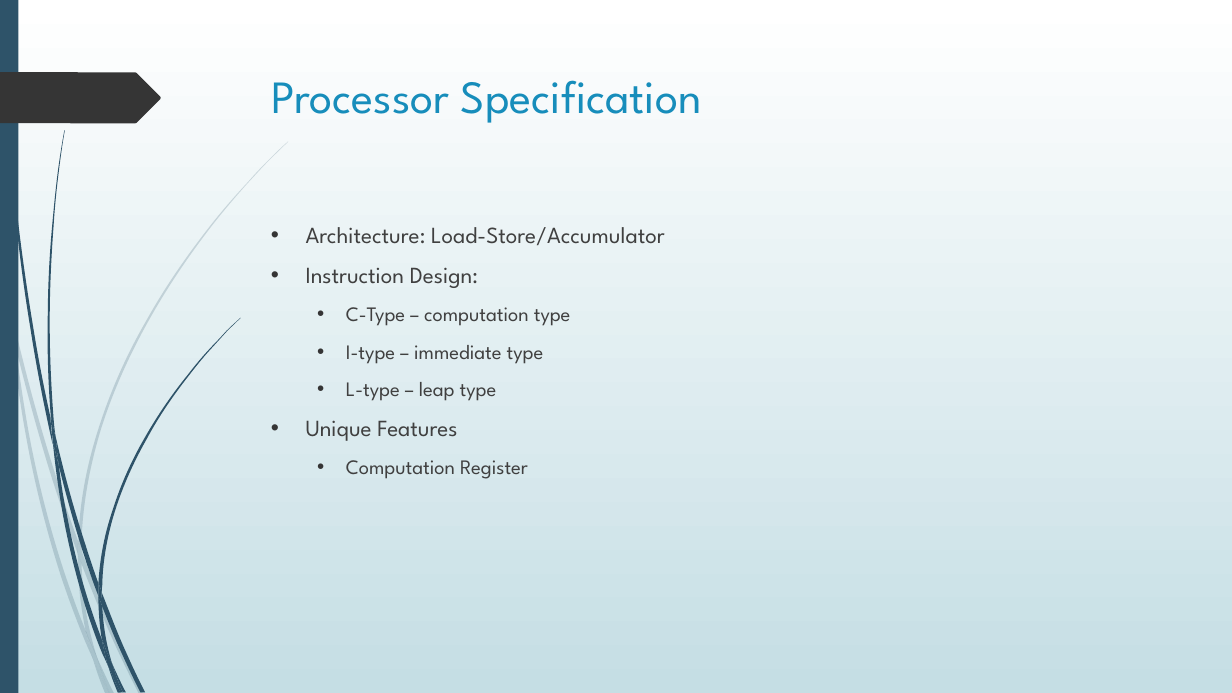
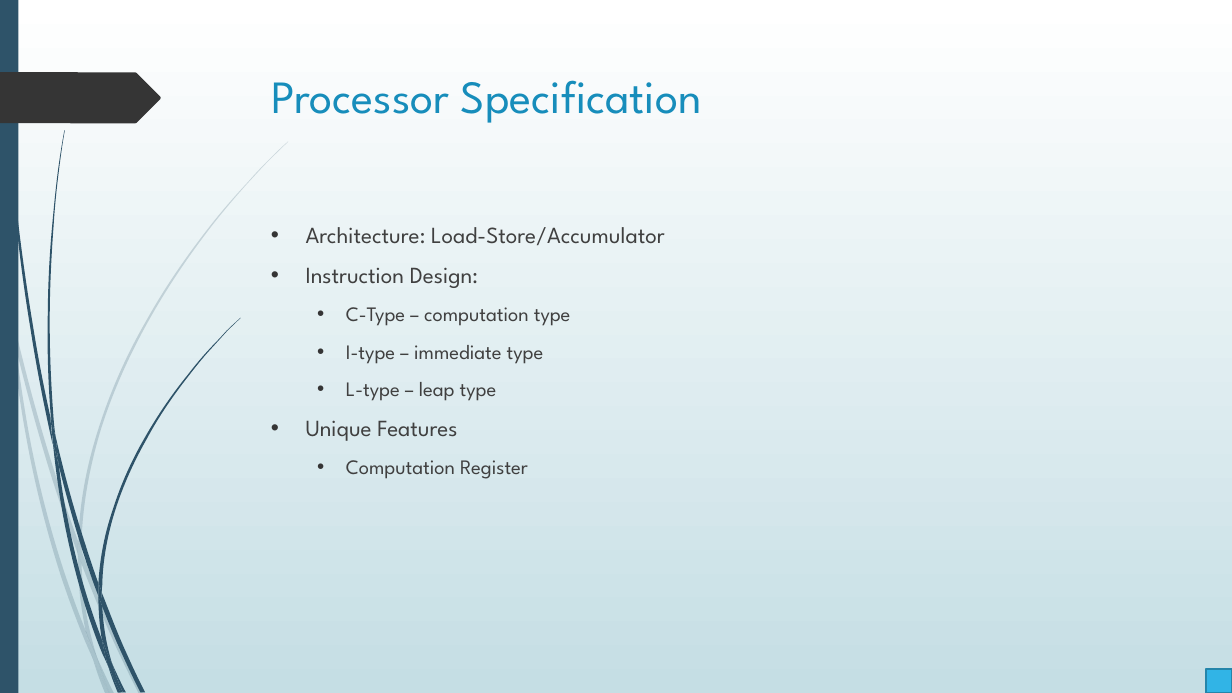
Before and after one commit to merreltc/16-Bit-Processor, a slide deck: slide 2 of FinalReport/FinalPresentation-Working.pptx. Drawn at 1232x693 pixels with LibreOffice and Linux fonts; fonts in the diff are those of the drawing. Boxes give left, top, right and bottom in pixels: in the first picture for what was removed or moved away, otherwise in the second. Text is boxed around its words. In the diff, an @@ line names an element or a change of style, - is before the commit and + after.

```diff
--- a/FinalReport/FinalPresentation-Working.pptx
+++ b/FinalReport/FinalPresentation-Working.pptx
@@ rectangle added at (x1=1206, y1=669, x2=1232, y2=693), fill #31B4E6, outline #2485AA 1.25 pt @@
```
Also in this commit, not shown: 4 other slides changed, 6 slides added.
